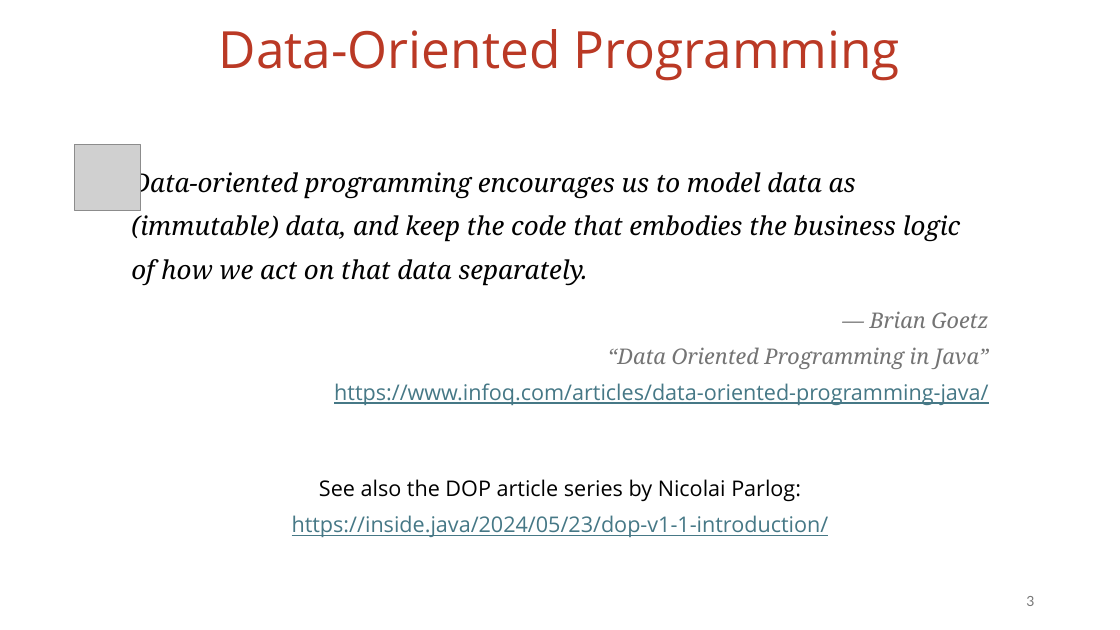
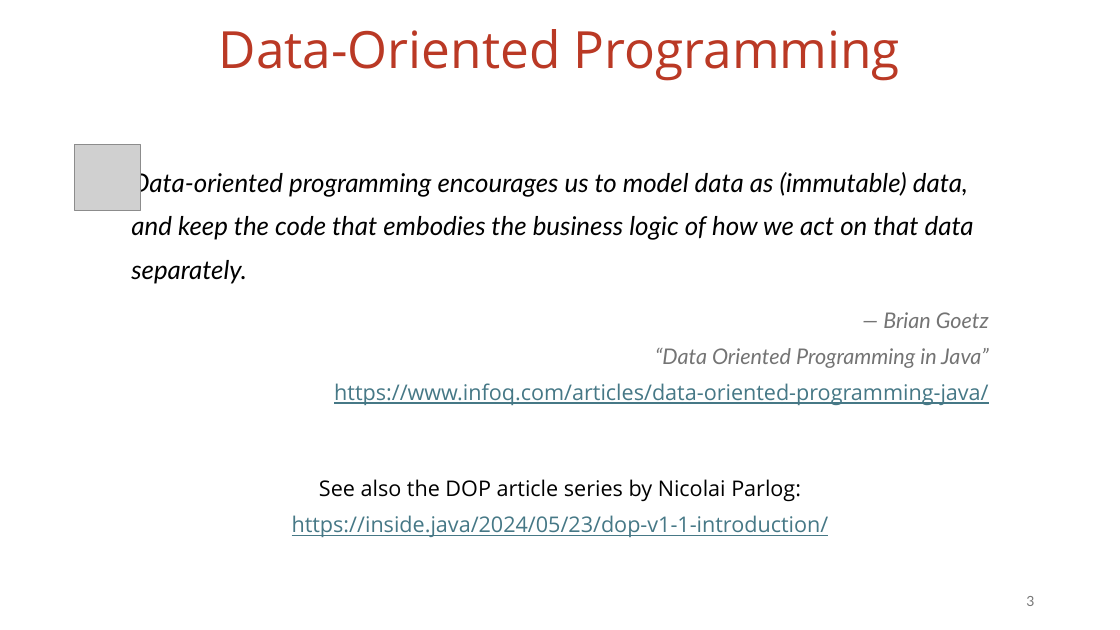
Before and after one commit to vmzakharov/missing-dataframe-talk, a slide deck: slide 3 of presentation/Missing_Dataframe_Long.pptx. Drawn at 1120x630 pixels with LibreOffice and Linux fonts; fonts in the diff are those of the drawing; grey boxes stand for pictures. Boxes give left, top, right and bottom in pixels: in the first picture for what was removed or moved away, otherwise in the second. Text is boxed around its words. In the diff, an @@ line names an element or a change of style, - is before the commit and + after.

```diff
--- a/presentation/Missing_Dataframe_Long.pptx
+++ b/presentation/Missing_Dataframe_Long.pptx
@@ text at (x1=131, y1=170, x2=989, y2=405): font Noto Serif to Lato in "Data-oriented programming encourages us to model data ...", "— Brian Goetz “Data Oriented Programming in ..." @@
```
Also in this commit, not shown: 1 other slide changed, 1 other file.
